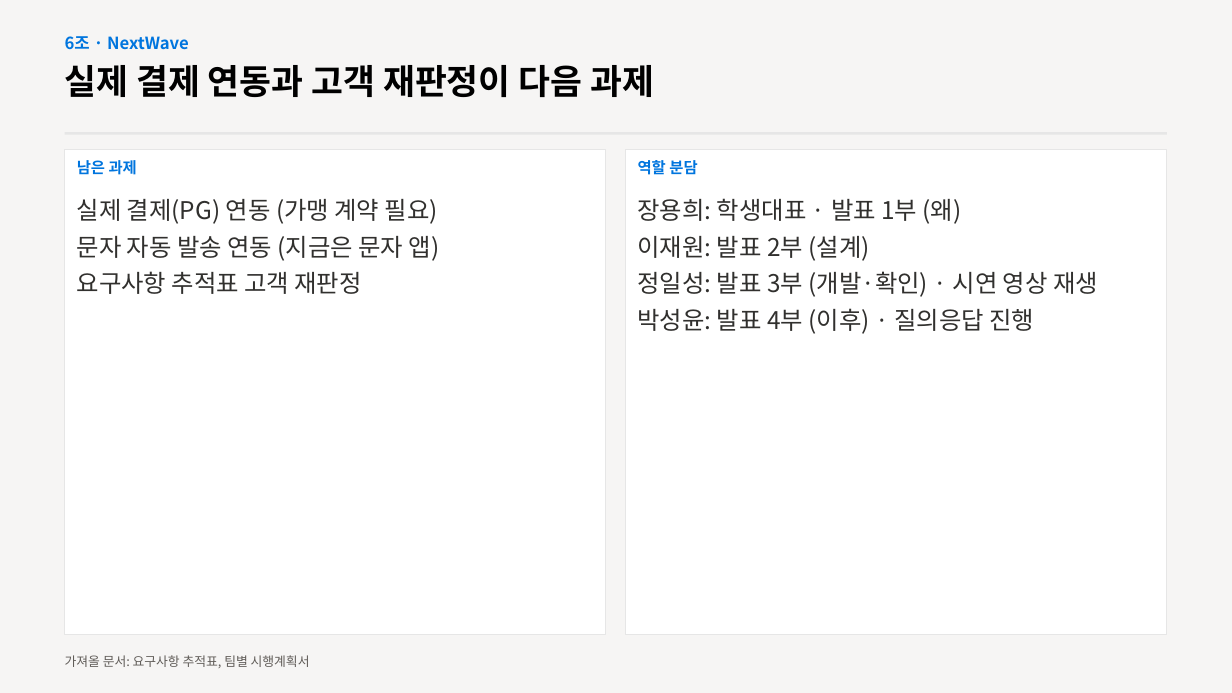
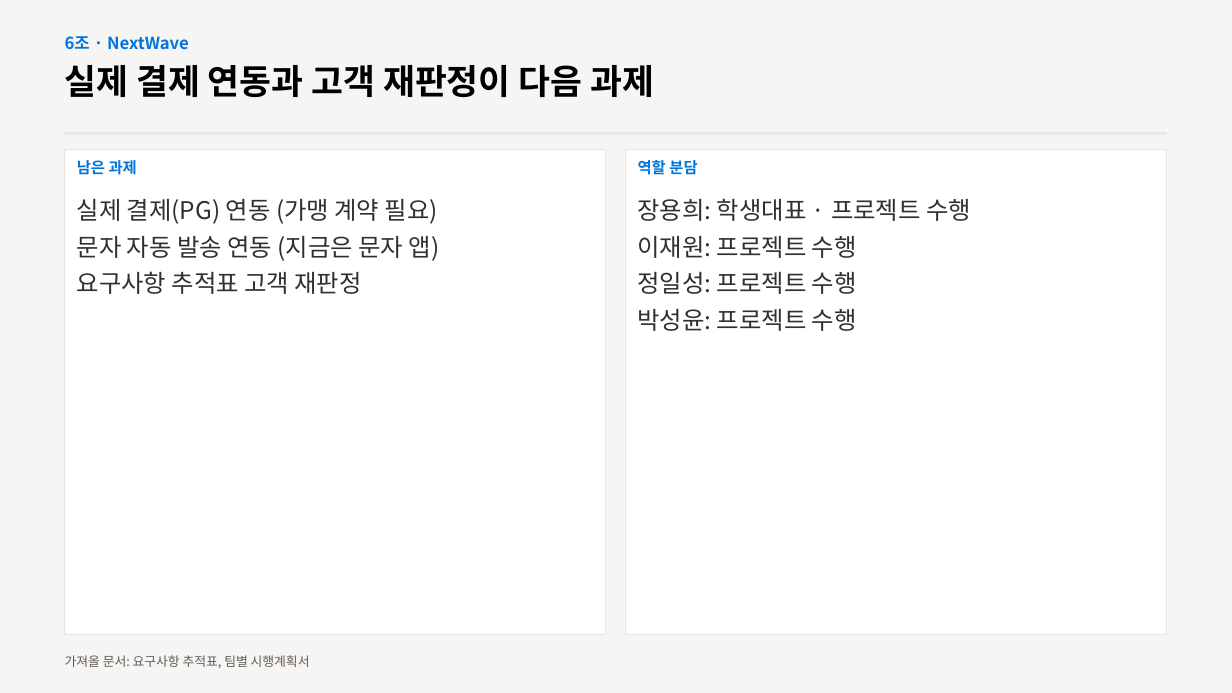
Before and after one commit to dlftjd6623-coder/nextwave, a slide deck: slide 14 of docs/발표자료_6조.pptx. Drawn at 1232x693 pixels with LibreOffice and Linux fonts; fonts in the diff are those of the drawing. Boxes give left, top, right and bottom in pixels: in the first picture for what was removed or moved away, otherwise in the second. Text is boxed around its words. In the diff, an @@ line names an element or a change of style, - is before the commit and + after.

```diff
--- a/docs/발표자료_6조.pptx
+++ b/docs/발표자료_6조.pptx
@@ text at [638,198,971,331]: text changed @@
-장용희: 학생대표 · 발표 1부 (왜)
-이재원: 발표 2부 (설계)
-정일성: 발표 3부 (개발·확인) · 시연 영상 재생
-박성윤: 발표 4부 (이후) · 질의응답 진행
+장용희: 학생대표 · 프로젝트 수행
+이재원: 프로젝트 수행
+정일성: 프로젝트 수행
+박성윤: 프로젝트 수행
```
Also in this commit, not shown: 1 other slide changed.
